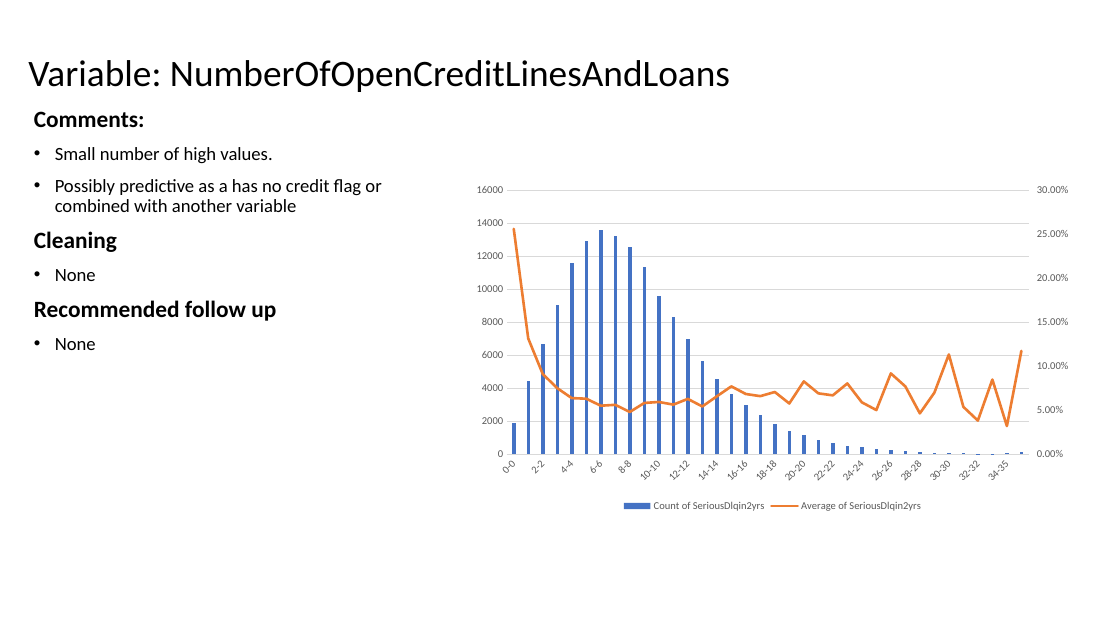
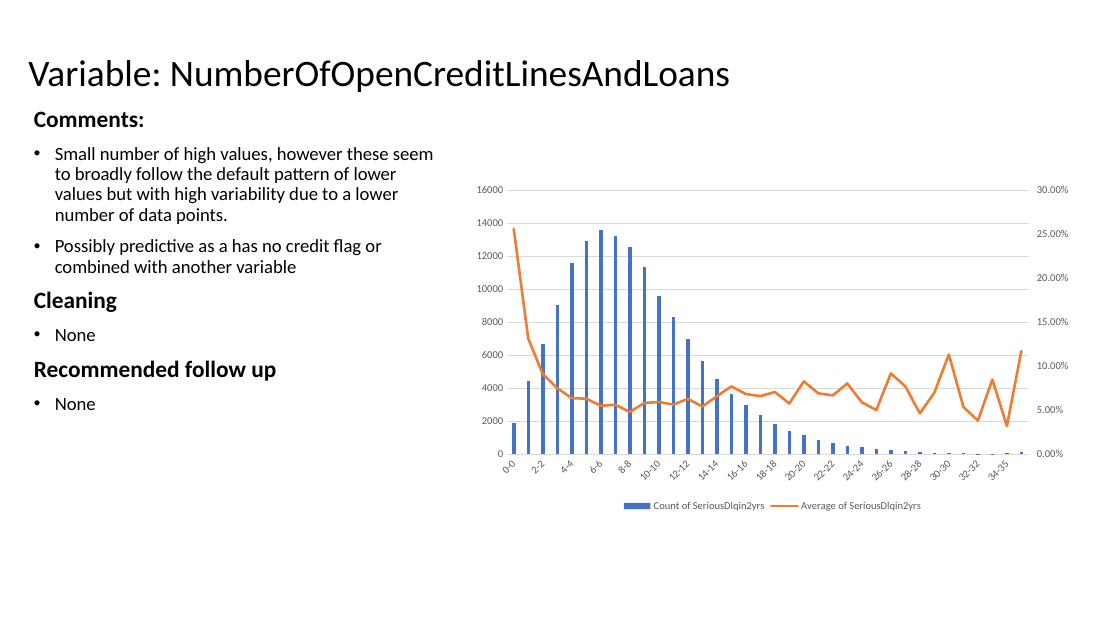
Before and after one commit to matthewjones-perth/givemesomecredit, a slide deck: slide 13 of Paidy Dataset Exercise.pptm. Drawn at 1120x630 pixels with LibreOffice and Linux fonts; fonts in the diff are those of the drawing. Boxes give left, top, right and bottom in pixels: in the first picture for what was removed or moved away, otherwise in the second. Text is boxed around its words. In the diff, an @@ line names an element or a change of style, - is before the commit and + after.

```diff
--- a/Paidy Dataset Exercise.pptm
+++ b/Paidy Dataset Exercise.pptm
@@ text at (x1=55, y1=147, x2=434, y2=224): text changed @@
-• Small number of high values.
+• Small number of high values, however these seem to broadly follow the default pattern of lower values but with high variability due to a lower number of data points.
```
Also in this commit, not shown: 16 other slides changed, 2 slides added, 1 slide removed, 2 other files.
